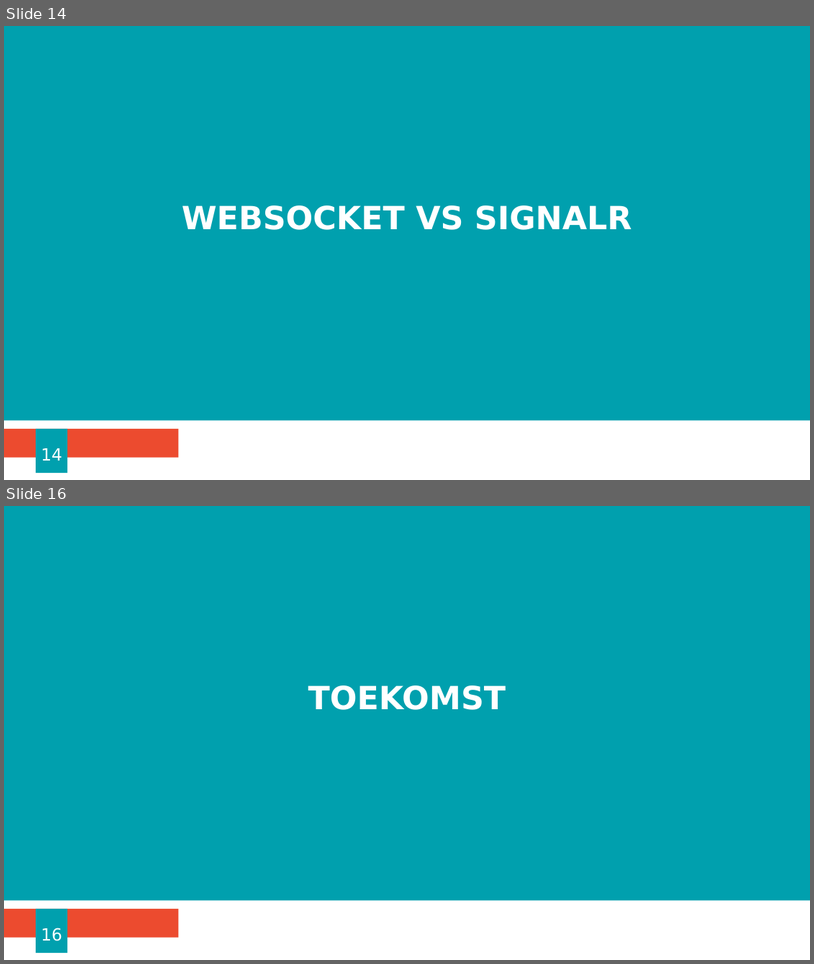
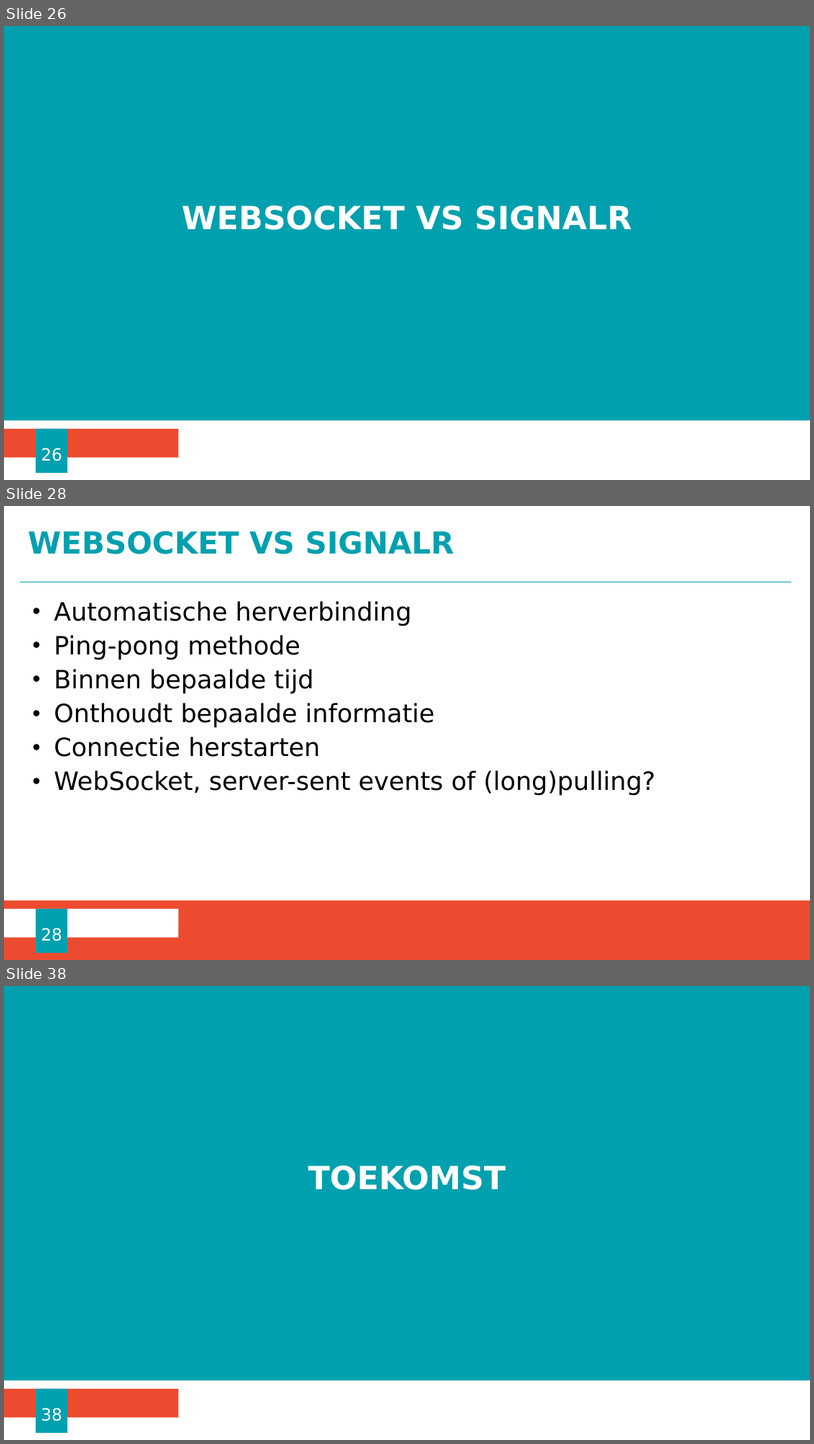
Before and after one commit to ChristopheM98/SignalR_Webapp, a slide deck: Presentatie SignalR.pptx. Shown one above the other, each under a label of ours: slides 14 and 16 before the commit, slides 26, 28 and 38 after it; the slides between them are not shown. The pictures are 814x964 and 814x1444 pixels, drawn with LibreOffice and Linux fonts; fonts in the diff are those of the drawing; background and template pictures are left out. Boxes give left, top, right and bottom in pixels: in the first picture for what was removed or moved away, otherwise in the second. Text is boxed around its words. In the diff, an @@ line names an element or a change of style, - is before the commit and + after.

```diff
--- a/Presentatie SignalR.pptx
+++ b/Presentatie SignalR.pptx
@@ slide 28 added at box(4, 506, 810, 960), background #FFFFFF @@
@@ title added at box(28, 531, 455, 554), 36 pt, text #00A0AE, bold @@
+WEBSOCKET VS SIGNALR
@@ line added from (20, 582) to (792, 582), #00A0AE 0.5 pt @@
@@ text added at box(54, 601, 656, 795), 30 pt, text #000000 @@
+• Automatische herverbinding
+• Ping-pong methode
+• Binnen bepaalde tijd
+• Onthoudt bepaalde informatie
+• Connectie herstarten
+• WebSocket, server-sent events of (long)pulling?
@@ rectangle added at box(4, 901, 810, 960), fill #EC4B2F @@
@@ rectangle added at box(4, 908, 179, 937), fill #FFFFFF @@
@@ page number added at box(36, 908, 67, 952), fill #00A0AE, 20 pt, text #FFFFFF @@
+28
@@ what was slide 14 is now slide 26 @@
@@ page number at box(41, 447, 62, 461): text changed @@
-14
+26
@@ what was slide 16 is now slide 38 @@
@@ page number at box(41, 1407, 62, 1421): text changed @@
-16
+38
```
Also in this commit, not shown: 7 slides changed, 25 other slides added, 4 slides removed, 8 other files.
